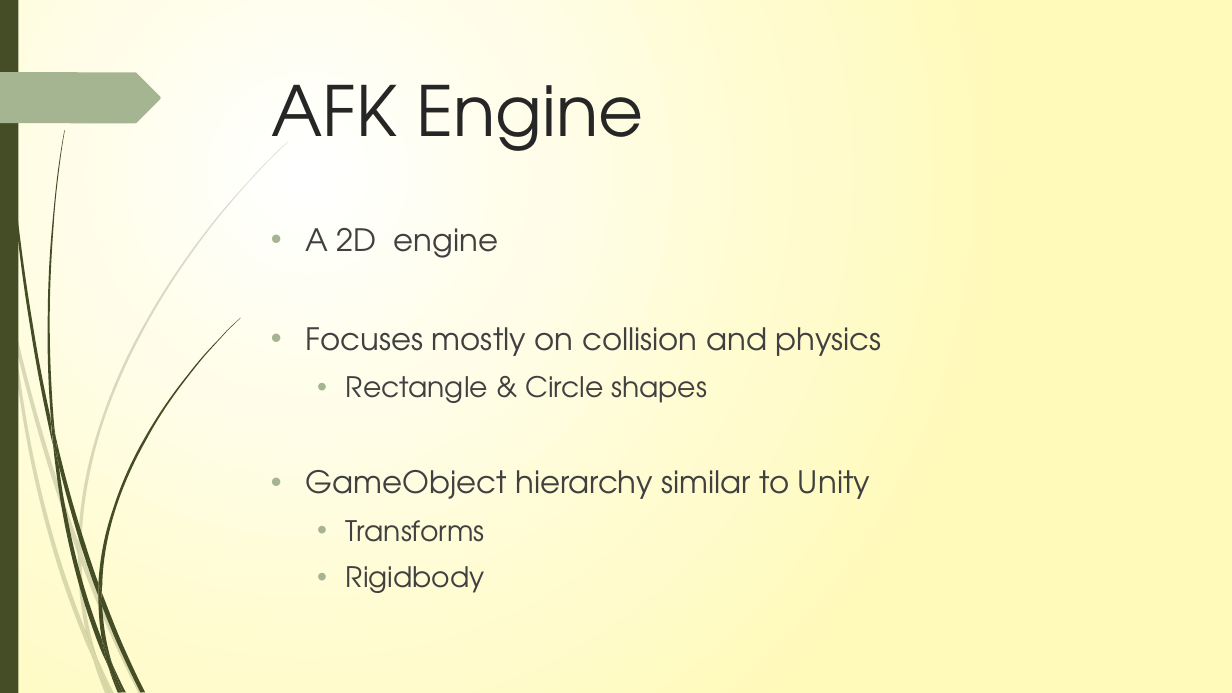
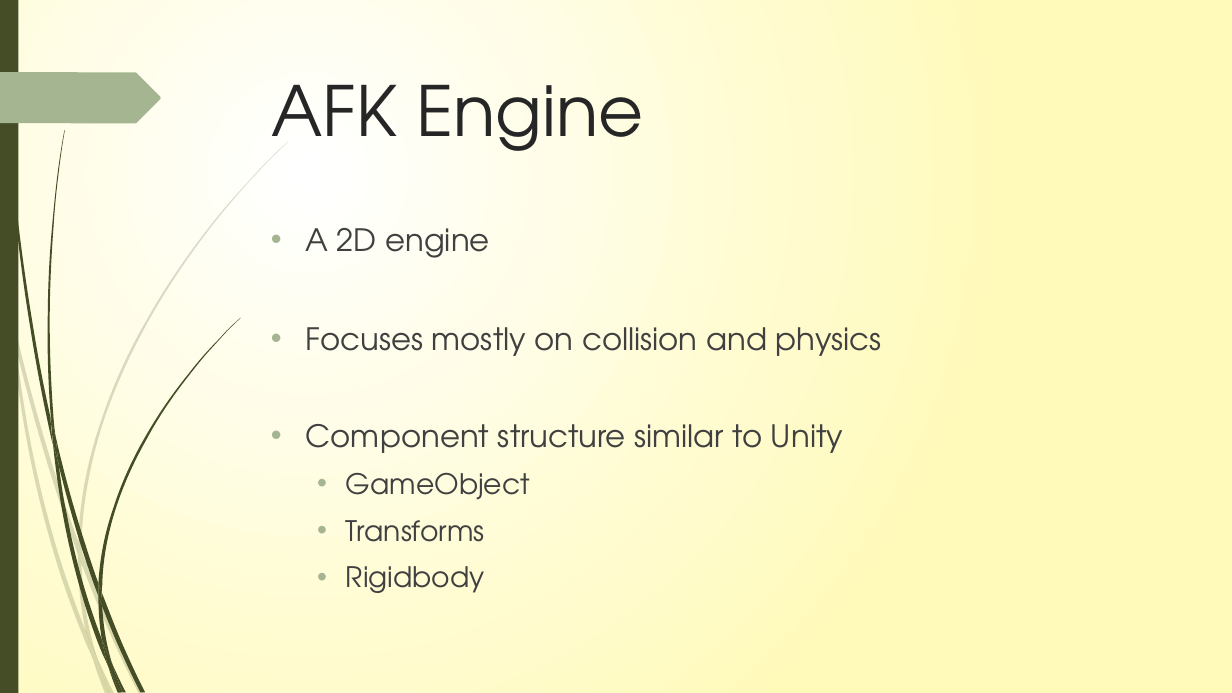
Before and after one commit to Pack-Mules/GameEngineDev, a slide deck: slide 2 of GolfGreens/Docs/Pack Mules Game Engine Presentation.pptx. Drawn at 1232x693 pixels with LibreOffice and Linux fonts; fonts in the diff are those of the drawing. Boxes give left, top, right and bottom in pixels: in the first picture for what was removed or moved away, otherwise in the second. Text is boxed around its words. In the diff, an @@ line names an element or a change of style, - is before the commit and + after.

```diff
--- a/GolfGreens/Docs/Pack Mules Game Engine Presentation.pptx
+++ b/GolfGreens/Docs/Pack Mules Game Engine Presentation.pptx
@@ text at (306, 424, 844, 500): text changed @@
-  • Rectangle & Circle shapes
-• GameObject hierarchy similar to Unity
+• Component structure similar to Unity
+  • GameObject
```
Also in this commit, not shown: 3 slides added, 2 other files.
